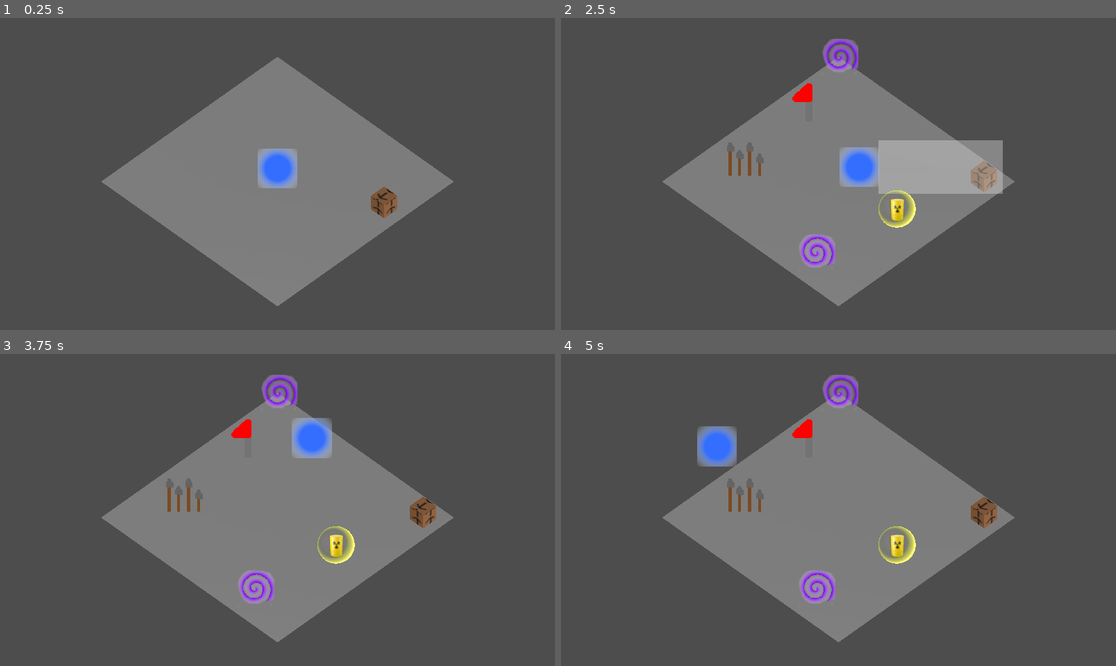
Above: before the commit, frames 1-4 (two rows, left to right).
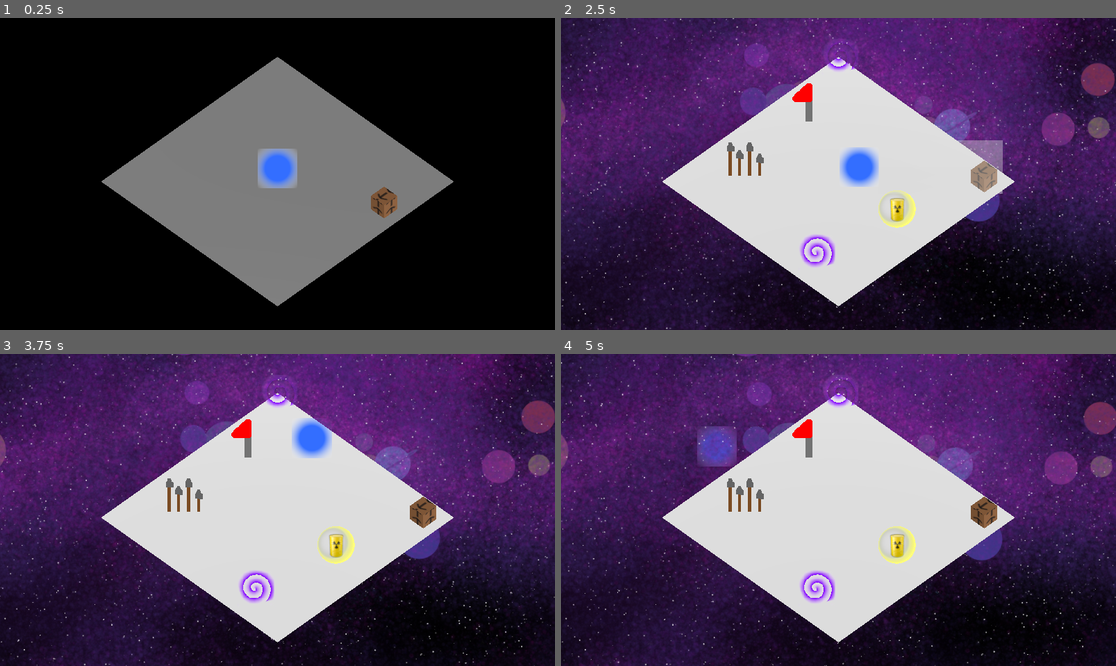
Above: after the commit, the same moments.

Repository: Hazematman/GGJ2025
Game: Godot game, scene res://scenes/main_menu.tscn
The game is run twice, just before and just after one commit, with the same random seed, the same clock (stepped at 60 frames per second) and the same inputs.
Inputs:
- Up to frame 1 (0.25 s): no input
- Up to frame 2 (2.5 s): tap Enter (ui_accept) at 0.5, 0.77, 1.52 s; hold Right (ui_right) 0.53-1.28 s; hold E (Interactuar) 0.53-1.28 s; hold Down (ui_down) 1.28-2.03 s; tap E (Interactuar) at 1.35, 2.3 s; hold Right (ui_right) from 2.03 s (still down); hold Shift (attract) from 2.03 s (still down)
- Up to frame 3 (3.75 s): release Right (ui_right) at 2.78 s; release Shift (attract) at 2.78 s; hold Up (ui_up) 2.78-3.53 s; tap Ctrl (expulse) at 2.85 s; tap Enter (ui_accept) at 3.02 s; tap E (Interactuar) at 3.05 s; hold Left (ui_left) from 3.53 s (still down); hold E (Interactuar) from 3.53 s (still down)
- Up to frame 4 (5 s): keep holding Left (ui_left); tap Enter (ui_accept) at 3.77, 4.52 s; release E (Interactuar) at 4.28 s; tap E (Interactuar) at 4.35 s

The runs differ from the first frame. In frame 1, 75% of the frame differs, in the area x 0-100%, y 0-100%; in frame 2, 98%; in frame 3, 98%; in frame 4, 99%.

Commit message:
Fondos
Background hechos

Diff:
--- a/project.godot
+++ b/project.godot
@@ -46,3 +46,4 @@
 
 renderer/rendering_method="gl_compatibility"
 renderer/rendering_method.mobile="gl_compatibility"
+environment/defaults/default_clear_color=Color(0, 0, 0, 1)
--- /dev/null
+++ b/scenes/fondo.tscn
@@ -0,0 +1,59 @@
+[gd_scene load_steps=11 format=3 uid="uid://b1se8dobxmqmx"]
+
+[ext_resource type="Script" path="res://scripts/fondo.gd" id="1_q28yf"]
+[ext_resource type="Texture2D" uid="uid://bfqcu571q710p" path="res://assets/Fondos/fondo1.png" id="2_jhjcg"]
+[ext_resource type="Texture2D" uid="uid://dsl830h8h8o5d" path="res://assets/Fondos/fondo2.png" id="3_xsq4l"]
+[ext_resource type="Texture2D" uid="uid://ct0mb0vrgkef1" path="res://assets/Fondos/fondo3.png" id="4_svrsx"]
+[ext_resource type="Texture2D" uid="uid://d2t2vrhndqd8v" path="res://assets/Fondos/fondo4.png" id="5_jqu4r"]
+[ext_resource type="Texture2D" uid="uid://o6ygh6x6dwep" path="res://assets/Fondos/fondo5.png" id="6_x5eb5"]
+[ext_resource type="Texture2D" uid="uid://dd4lja7urps5g" path="res://assets/Fondos/fondo6.png" id="7_85jvf"]
+[ext_resource type="Texture2D" uid="uid://dk5ofgl0px88k" path="res://assets/Fondos/fondo7.png" id="8_gvxx1"]
+[ext_resource type="Texture2D" uid="uid://b1j1he0sq066v" path="res://assets/Fondos/fondo8.png" id="9_gyc58"]
+[ext_resource type="Texture2D" uid="uid://b16wh6bmicl7m" path="res://assets/Fondos/fondo9.png" id="10_c2mc3"]
+
+[node name="Fondo" type="Node3D"]
+script = ExtResource("1_q28yf")
+
+[node name="Sprite3D" type="Sprite3D" parent="."]
+texture = ExtResource("2_jhjcg")
+
+[node name="Sprite3D2" type="Sprite3D" parent="."]
+texture = ExtResource("3_xsq4l")
+region_enabled = true
+region_rect = Rect2(0, 0, 1080, 1080)
+
+[node name="Sprite3D3" type="Sprite3D" parent="."]
+texture = ExtResource("4_svrsx")
+region_enabled = true
+region_rect = Rect2(0, 0, 1080, 1080)
+
+[node name="Sprite3D4" type="Sprite3D" parent="."]
+texture = ExtResource("5_jqu4r")
+region_enabled = true
+region_rect = Rect2(0, 0, 1080, 1080)
+
+[node name="Sprite3D5" type="Sprite3D" parent="."]
+texture = ExtResource("6_x5eb5")
+region_enabled = true
+region_rect = Rect2(0, 0, 1080, 1080)
+
+[node name="Sprite3D6" type="Sprite3D" parent="."]
+visible = false
+texture = ExtResource("7_85jvf")
+region_enabled = true
+region_rect = Rect2(0, 0, 1080, 1080)
+
+[node name="Sprite3D7" type="Sprite3D" parent="."]
+texture = ExtResource("8_gvxx1")
+region_enabled = true
+region_rect = Rect2(0, 0, 1080, 1080)
+
+[node name="Sprite3D8" type="Sprite3D" parent="."]
+texture = ExtResource("9_gyc58")
+region_enabled = true
+region_rect = Rect2(0, 0, 1080, 1080)
+
+[node name="Sprite3D9" type="Sprite3D" parent="."]
+texture = ExtResource("10_c2mc3")
+region_enabled = true
+region_rect = Rect2(0, 0, 1080, 1080)
--- a/scenes/game.tscn
+++ b/scenes/game.tscn
@@ -1,14 +1,18 @@
-[gd_scene load_steps=10 format=3 uid="uid://bnkxde3v6a63m"]
+[gd_scene load_steps=12 format=3 uid="uid://bnkxde3v6a63m"]
 
 [ext_resource type="PackedScene" uid="uid://dhl4dlwx751ji" path="res://scenes/jugador.tscn" id="1_on0ku"]
 [ext_resource type="Script" path="res://scripts/mapa_basica.gd" id="1_y5lt0"]
 [ext_resource type="PackedScene" uid="uid://bukbegwo1hv80" path="res://scenes/pincho.tscn" id="2_31lb3"]
+[ext_resource type="PackedScene" uid="uid://b1se8dobxmqmx" path="res://scenes/fondo.tscn" id="2_upwy4"]
 [ext_resource type="PackedScene" uid="uid://bhm3q7oo8pjet" path="res://scenes/portal.tscn" id="3_37cqa"]
 [ext_resource type="PackedScene" uid="uid://stkqtq403the" path="res://scenes/piston.tscn" id="4_20j5n"]
 [ext_resource type="PackedScene" uid="uid://dmxkqtmrvjhl" path="res://scenes/burbuja.tscn" id="5_1mhya"]
-[ext_resource type="PackedScene" uid="uid://dv5rewd88c2te" path="res://scenes/bandera.tscn" id="7_vjvvj"]
+[ext_resource type="PackedScene" path="res://scenes/bandera.tscn" id="7_vjvvj"]
+
+[sub_resource type="StandardMaterial3D" id="StandardMaterial3D_xbm83"]
 
 [sub_resource type="PlaneMesh" id="PlaneMesh_bb8d1"]
+material = SubResource("StandardMaterial3D_xbm83")
 
 [sub_resource type="ConcavePolygonShape3D" id="ConcavePolygonShape3D_bhmb1"]
 data = PackedVector3Array(1, 0, 1, -1, 0, 1, 1, 0, -1, -1, 0, 1, -1, 0, -1, 1, 0, -1)
@@ -51,9 +55,14 @@
 
 [node name="Burbuja" parent="." instance=ExtResource("5_1mhya")]
 transform = Transform3D(1, 0, 0, 0, 1, 0, 0, 0, 1, 0.656745, 0.25, -0.00675201)
+collision_layer = 3
+collision_mask = 3
 
 [node name="Bandera" parent="." instance=ExtResource("7_vjvvj")]
 transform = Transform3D(1, 0, 0, 0, 1, 0, 0, 0, 1, -0.626783, 0.25, -0.306759)
+
+[node name="Fondo" parent="." instance=ExtResource("2_upwy4")]
+transform = Transform3D(0.318198, -0.225, 0.225, 0, 0.318198, 0.318198, -0.318198, -0.225, 0.225, -2.202, -1.7, -2.215)
 
 [connection signal="gana" from="." to="." method="_on_gana"]
 [connection signal="mata" from="." to="." method="_on_mata"]
--- a/scenes/jugador.tscn
+++ b/scenes/jugador.tscn
@@ -19,6 +19,7 @@
 size = Vector3(0.3, 0.3, 1)
 
 [sub_resource type="StandardMaterial3D" id="StandardMaterial3D_glh8l"]
+render_priority = 1
 transparency = 1
 albedo_color = Color(1, 1, 1, 0.392157)
 
--- a/scripts/bandera.gd
+++ b/scripts/bandera.gd
@@ -1,5 +1,6 @@
 extends Area3D
 
 func _on_body_entered(body: Node3D) -> void:
+	print("Bandera collision")
 	body.get_parent().emit_signal("gana")
 	body.get_parent().get_parent().emit_signal("gana")
--- /dev/null
+++ b/scripts/fondo.gd
@@ -0,0 +1,29 @@
+extends Node3D
+
+const fondo = [10.0, 8, -5, 4, 7, 2, -9, -2, 6]
+
+# Called when the node enters the scene tree for the first time.
+func _ready() -> void:
+	pass # Replace with function body.
+
+
+# Called every frame. 'delta' is the elapsed time since the previous frame.
+func _process(delta: float) -> void:
+	$Sprite3D.region_rect.position.x += fondo[0] * delta
+	$Sprite3D.region_rect.position.y += fondo[0] * delta
+	$Sprite3D2.region_rect.position.x += fondo[1] * delta
+	$Sprite3D2.region_rect.position.y += fondo[1] * delta
+	$Sprite3D3.region_rect.position.x += fondo[2] * delta
+	$Sprite3D3.region_rect.position.y += fondo[2] * delta
+	$Sprite3D4.region_rect.position.x += fondo[3] * delta
+	$Sprite3D4.region_rect.position.y += fondo[3] * delta
+	$Sprite3D5.region_rect.position.x += fondo[4] * delta
+	$Sprite3D5.region_rect.position.y += fondo[4] * delta
+	$Sprite3D6.region_rect.position.x += fondo[5] * delta
+	$Sprite3D6.region_rect.position.y += fondo[5] * delta
+	$Sprite3D7.region_rect.position.x += fondo[6] * delta
+	$Sprite3D7.region_rect.position.y += fondo[6] * delta
+	$Sprite3D8.region_rect.position.x += fondo[7] * delta
+	$Sprite3D8.region_rect.position.y += fondo[7] * delta
+	$Sprite3D9.region_rect.position.x += fondo[8] * delta
+	$Sprite3D9.region_rect.position.y += fondo[8] * delta
--- /dev/null
+++ b/scripts/world_environment.gd
@@ -0,0 +1,12 @@
+extends WorldEnvironment
+
+
+# Called when the node enters the scene tree for the first time.
+func _ready() -> void:
+	environment.sky.sky_material.panorama = $SubViewport.get_texture()
+	pass # Replace with function body.
+
+
+# Called every frame. 'delta' is the elapsed time since the previous frame.
+func _process(delta: float) -> void:
+	pass
Binary file added: assets/Fondos/fondo1.png
Not shown, added: assets/Fondos/fondo1.png.import
Binary file added: assets/Fondos/fondo2.png
Not shown, added: assets/Fondos/fondo2.png.import
Binary file added: assets/Fondos/fondo3.png
Not shown, added: assets/Fondos/fondo3.png.import
Binary file added: assets/Fondos/fondo4.png
Not shown, added: assets/Fondos/fondo4.png.import
Binary file added: assets/Fondos/fondo5.png
Not shown, added: assets/Fondos/fondo5.png.import
Binary file added: assets/Fondos/fondo6.png
Not shown, added: assets/Fondos/fondo6.png.import
(and 6 more such lines)
